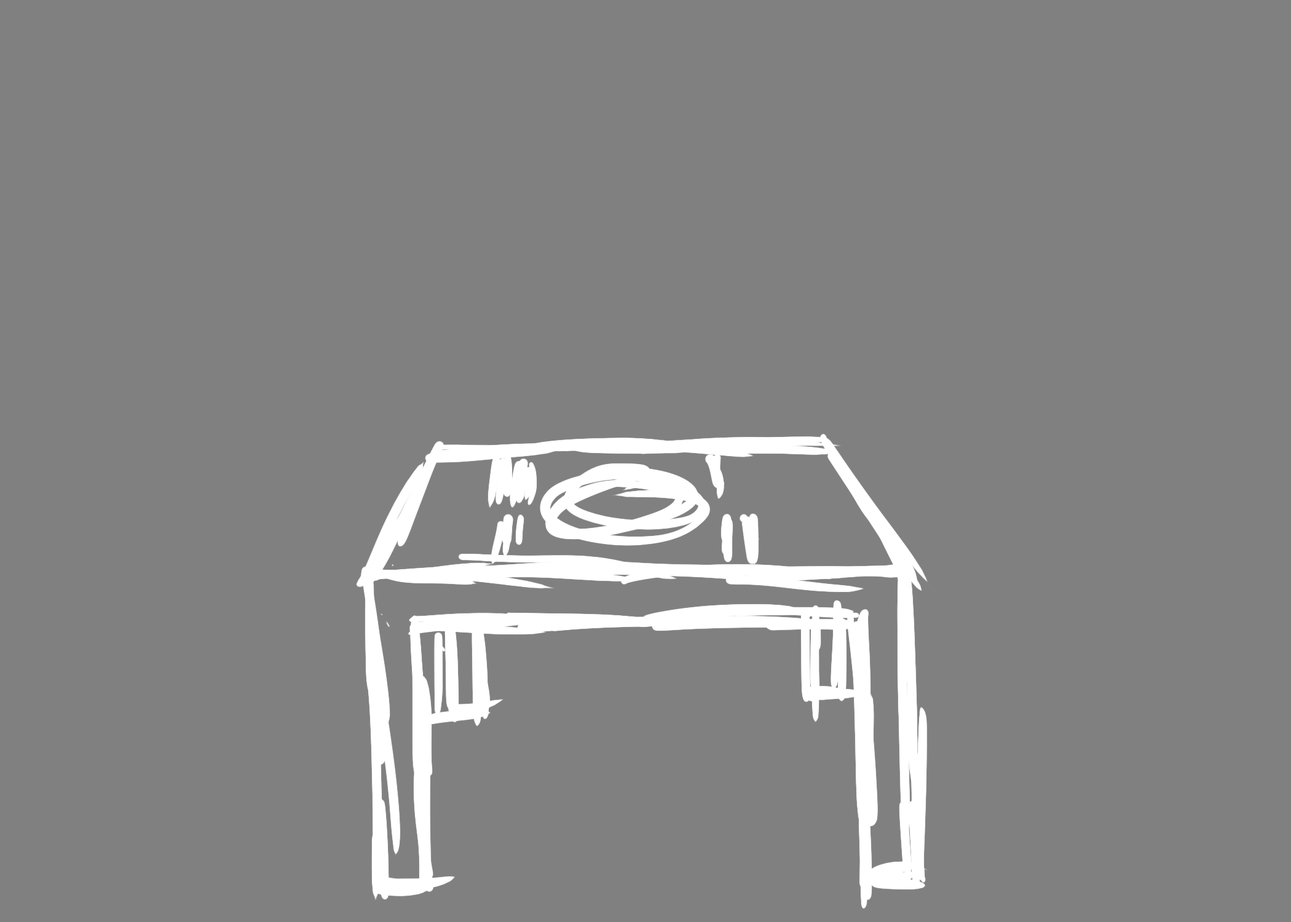
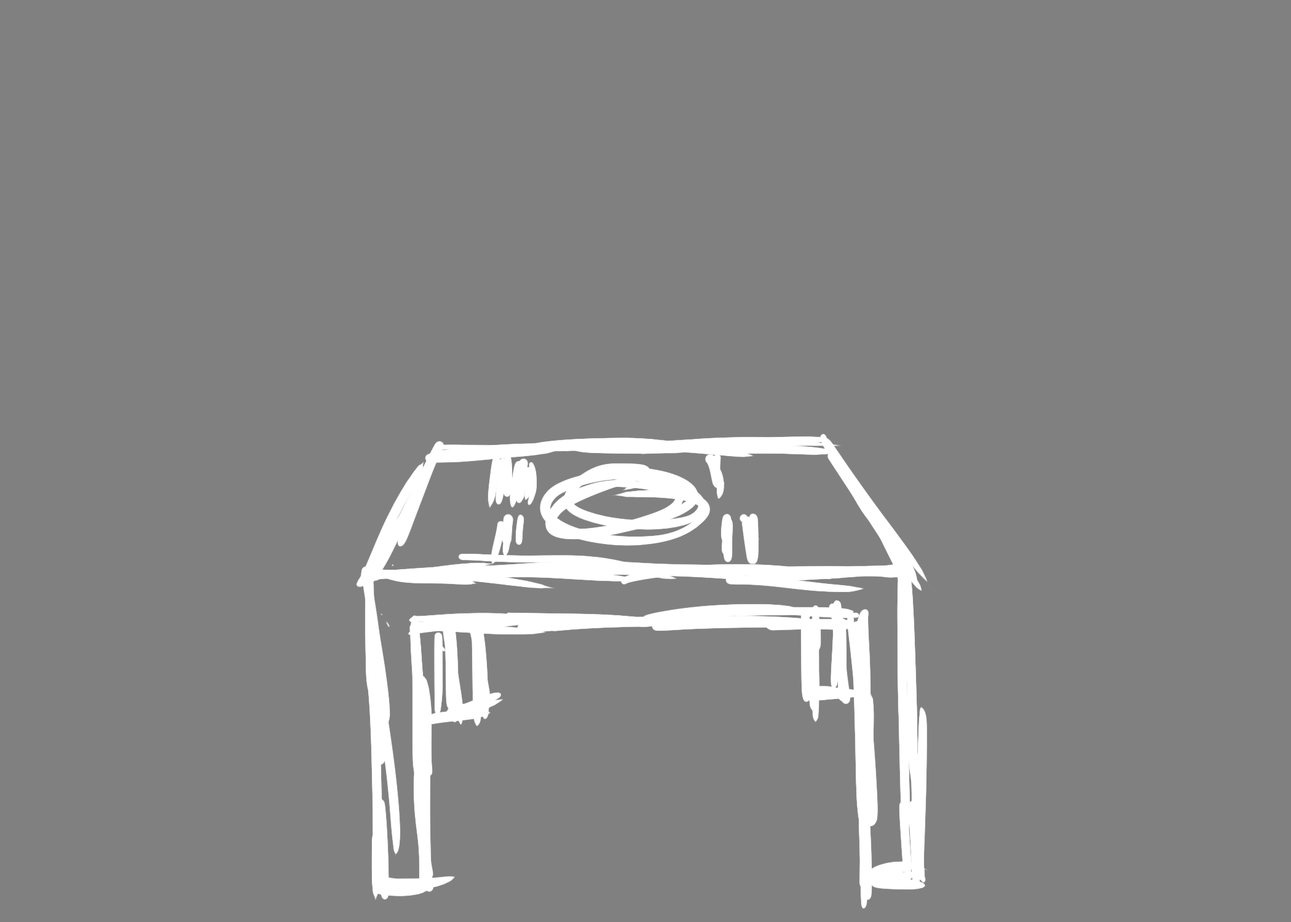
Layers edited between the first and the second 1291x922 image:
painted on "Layer 4" over [442, 603, 852, 726]
